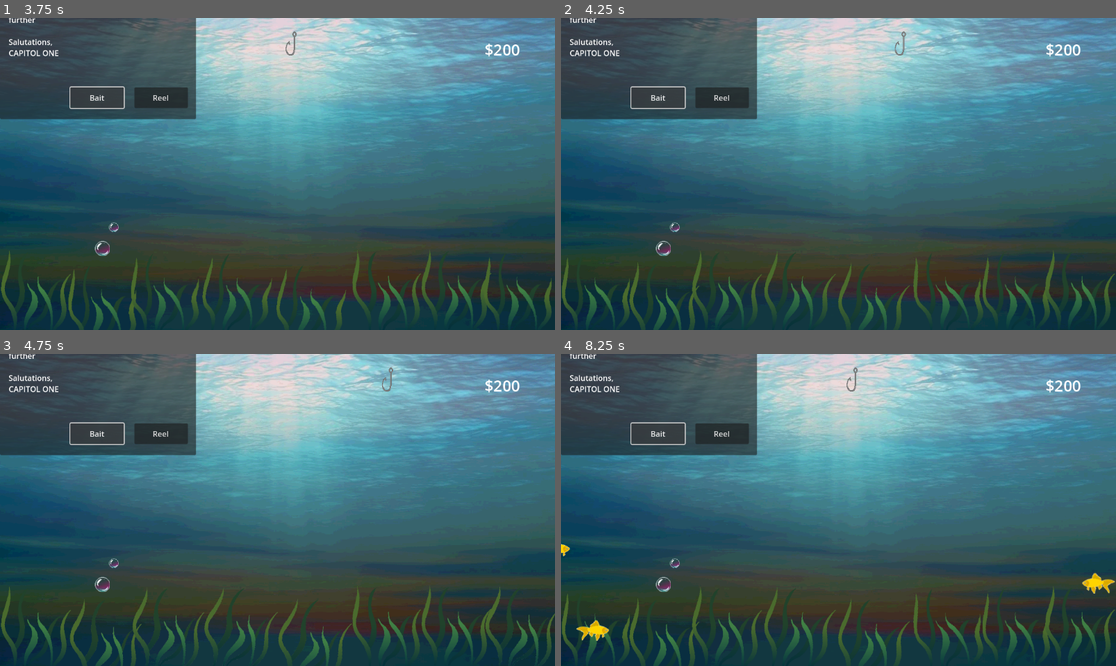
Above: before the commit, frames 1-4 (two rows, left to right).
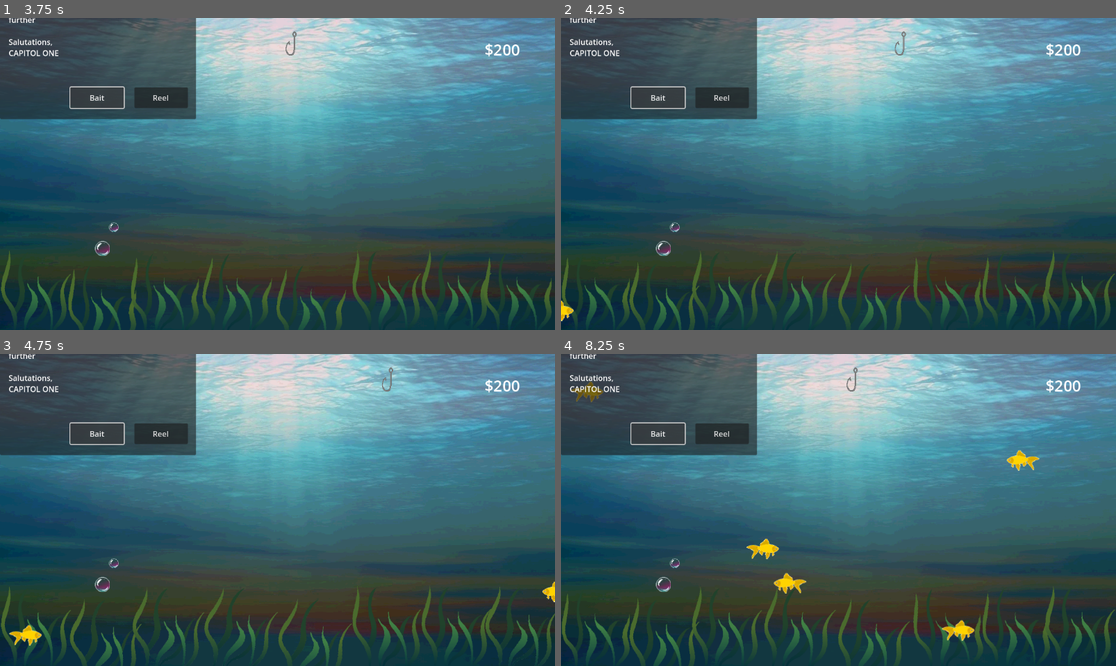
Above: after the commit, the same moments.

Repository: ColinNeary/Bait-and-Switch
Game: Godot game, scene res://UI/Main Menu.tscn
The game is run twice, just before and just after one commit, with the same random seed, the same clock (stepped at 60 frames per second) and the same inputs. The engine's default icon, where the game draws it, is replaced by a stand-in: a white triangle on a blue panel in a dark square.
Inputs:
- Up to frame 1 (3.75 s): click "Easy" at 0.5 s; hold D (move_right) 1.28-2 s; tap S (release) at 1.35, 2.85, 3.6 s; click "Bait" at 2 s; hold A (move_left) 2.78-3.53 s; hold D (move_right) from 3.53 s (still down)
- Up to frame 2 (4.25 s): keep holding D (move_right)
- Up to frame 3 (4.75 s): keep holding D (move_right); tap S (release) at 4.35 s
- Up to frame 4 (8.25 s): release D (move_right) at 5.03 s; hold A (move_left) 5.03-7.28 s; tap S (release) every 0.75 s from 5.1 to 8.1 s; hold D (move_right) from 7.28 s (still down)

Frame 1 is identical in both runs. In frame 2, less than 0.1% of the frame differs, in the area x 0-3%, y 90-98%; in frame 3, 0.3%; in frame 4, 1.4%, in the area x 0-100%, y 8-92%.

Commit message:
added number of fishes caught to hook signal

Diff:
--- a/bait-and-switch/Scenes/Fishes/Fish.tscn
+++ b/bait-and-switch/Scenes/Fishes/Fish.tscn
@@ -10,7 +10,7 @@
 [node name="Fish" type="CharacterBody2D"]
 collision_mask = 0
 script = ExtResource("1_n8b2p")
-acceleration = 10.0
+acceleration = 50.0
 
 [node name="CollisionShape2D" type="CollisionShape2D" parent="."]
 rotation = 1.5707964
--- a/bait-and-switch/Scenes/Hook/Hook.tscn
+++ b/bait-and-switch/Scenes/Hook/Hook.tscn
@@ -22,6 +22,7 @@
 
 [node name="Hook Zone" type="Area2D" parent="."]
 collision_layer = 0
+monitorable = false
 
 [node name="CollisionShape2D" type="CollisionShape2D" parent="Hook Zone"]
 position = Vector2(-1, 13)
--- a/bait-and-switch/Scenes/Hook/hook.gd
+++ b/bait-and-switch/Scenes/Hook/hook.gd
@@ -1,6 +1,6 @@
 extends CharacterBody2D
 
-signal fish_is_caught()
+signal fish_is_caught(amount:int)
 
 @export var target_speed:float = 100
 @export var acceleration:float = 2
@@ -20,11 +20,16 @@
 	if self.global_position.y > 250:
 		velocity.y = -350
 	elif self.global_position.y < -271:
+		var num_fish:int = 0
 		for child in self.get_children():
 			if child is Fish:
-				fish_is_caught.emit()
+				num_fish += 1
+		if num_fish > 0:
+			fish_is_caught.emit(num_fish)
+
 		velocity.y = 0
 		self.global_position.y += 1
+
 	move_and_slide()
 
 
